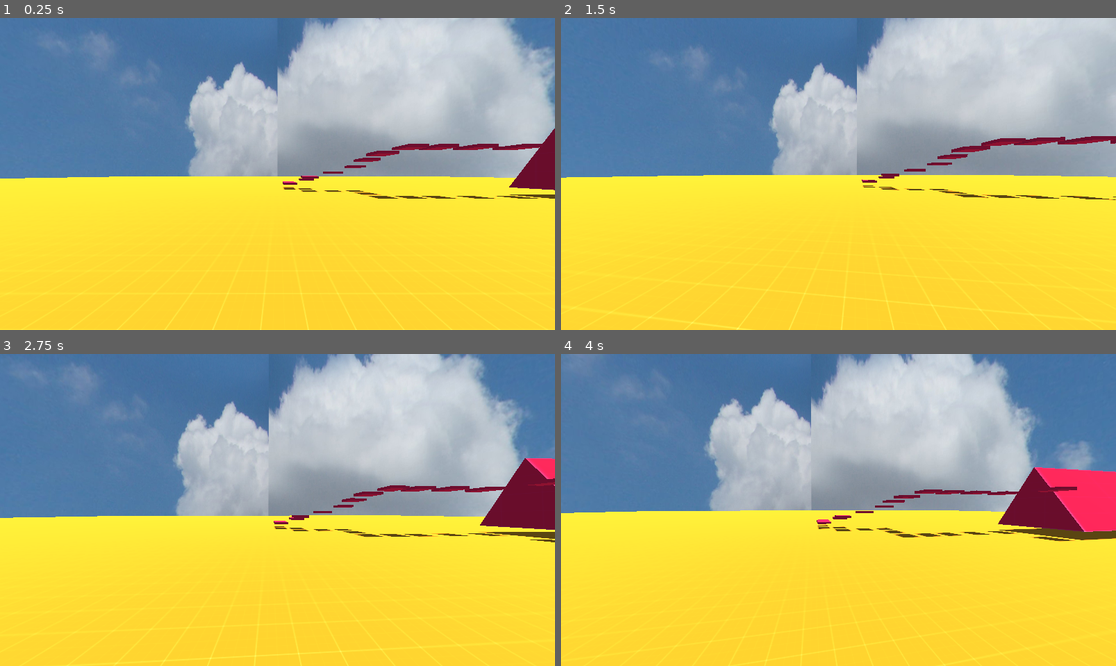
Above: before the commit, frames 1-4 (two rows, left to right).
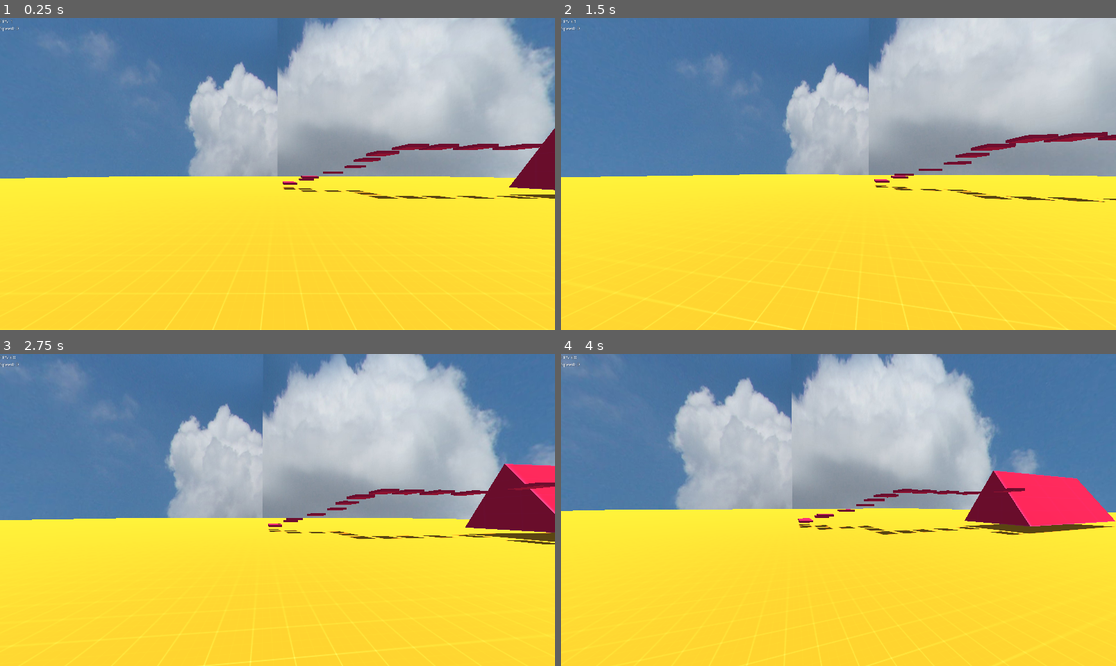
Above: after the commit, the same moments.

Repository: modcommunity/dot-fps-controller
Game: Godot game, scene res://scenes/testing/sandbox1.tscn
The game is run twice, just before and just after one commit, with the same random seed, the same clock (stepped at 60 frames per second) and the same inputs.
Inputs (mouse positions are in pixels of both pictures, inside the frame that each line leads up to):
- Up to frame 1 (0.25 s): no input
- Up to frame 2 (1.5 s): tap Enter at 0.5 s; move the mouse to (866, 174) at 0.52 s; tap S (player_b) at 0.6 s; tap Space (player_jump) at 0.77 s; move the mouse to (810, 174) at 1.27 s; tap Ctrl (player_crouch) at 1.35 s
- Up to frame 3 (2.75 s): tap Space (player_jump) at 1.52 s; move the mouse to (288, 503) at 2.02 s; tap W (player_f) at 2.1 s
- Up to frame 4 (4 s): tap Space (player_jump) at 2.75, 3.02, 3.77 s; move the mouse to (832, 516) at 2.77 s; tap A (player_l) at 2.85 s; move the mouse to (877, 513) at 3.52 s; tap D (player_r) at 3.6 s

The runs differ from the first frame. In frame 1, less than 0.1% of the frame differs, in the area x 0-4%, y 0-5%; in frame 2, 4.6%; in frame 3, 7.9%; in frame 4, 15%, in the area x 0-100%, y 0-100%.

Commit message:
Add FPS and speed labels in testing scene. Make current speed global in player.

Diff:
--- a/project.godot
+++ b/project.godot
@@ -14,6 +14,15 @@
 run/main_scene="res://scenes/testing/sandbox1.tscn"
 config/features=PackedStringArray("4.2", "GL Compatibility")
 config/icon="res://icon.svg"
+
+[display]
+
+window/size/viewport_width=1920
+window/size/viewport_height=1080
+
+[dotnet]
+
+project/assembly_name="dot-fps-controller"
 
 [input]
 
--- a/scenes/testing/sandbox1.tscn
+++ b/scenes/testing/sandbox1.tscn
@@ -1,6 +1,7 @@
-[gd_scene load_steps=12 format=3 uid="uid://donl5m4h4x1fu"]
+[gd_scene load_steps=13 format=3 uid="uid://donl5m4h4x1fu"]
 
 [ext_resource type="Texture2D" uid="uid://qqb4n2knhhg5" path="res://textures/world/ground.png" id="1_1a2q6"]
+[ext_resource type="Script" path="res://scripts/test.gd" id="1_p3bd0"]
 [ext_resource type="Texture2D" uid="uid://dgrnesw074cp2" path="res://textures/world/platform.png" id="2_cim0a"]
 [ext_resource type="Texture2D" uid="uid://bafkc52olkf6v" path="res://textures/sky/sky1.jpg" id="2_qxxg3"]
 [ext_resource type="PackedScene" uid="uid://qsutnn61opbk" path="res://scenes/player.tscn" id="4_1bymi"]
@@ -29,6 +30,7 @@
 sky = SubResource("Sky_qdd7g")
 
 [node name="Main" type="Node3D"]
+script = ExtResource("1_p3bd0")
 
 [node name="World" type="Node3D" parent="."]
 
@@ -122,3 +124,26 @@
 [node name="Player" parent="." instance=ExtResource("4_1bymi")]
 transform = Transform3D(1, 0, 0, 0, 1, 0, 0, 0, 1, -1.32315, 1.31186, 18.6251)
 AUTO_BHOP = true
+
+[node name="UI" type="Node2D" parent="."]
+
+[node name="Container" type="SubViewportContainer" parent="UI"]
+anchors_preset = 10
+anchor_right = 1.0
+offset_right = 1150.0
+offset_bottom = 647.0
+grow_horizontal = 2
+
+[node name="Port" type="SubViewport" parent="UI/Container"]
+transparent_bg = true
+
+[node name="FPS" type="Label" parent="UI/Container/Port"]
+offset_right = 40.0
+offset_bottom = 23.0
+text = "FPS: 0"
+
+[node name="Speed" type="Label" parent="UI/Container/Port"]
+offset_top = 24.0
+offset_right = 65.0
+offset_bottom = 47.0
+text = "Speed: 0"
--- a/scripts/player.gd
+++ b/scripts/player.gd
@@ -1,7 +1,6 @@
 extends CharacterBody3D
 
 @export_category("Movement")
-
 @export var MAX_G_SPEED := 6.0
 @export var MAX_S_SPEED := 7.0
 @export var MAX_W_SPEED := 4.0
@@ -39,6 +38,8 @@
 var vel_planar = Vector2.ZERO
 
 var head_pos_offset
+
+var cur_speed = 0
 
 @onready var head = $Head
 
@@ -114,14 +115,14 @@
 			vel_planar = Vector2.ZERO
 
 	# Retrieve the current speed.
-	var current_speed = vel_planar.dot(wish_dir)
+	cur_speed = vel_planar.dot(wish_dir)
 
 	# Calculate max speed and acceleration.
 	var max_speed = max_ground_speed if on_floor else MAX_AIR_SPEED
 	var max_accel = (MAX_G_ACCEL * max_ground_speed) if on_floor else MAX_AIR_ACCEL
 
 	# Calculate speed to add.
-	var add_speed = clamp(max_speed - current_speed, 0.0, max_accel * delta)
+	var add_speed = clamp(max_speed - cur_speed, 0.0, max_accel * delta)
 
 	# Determine the velocity to add.
 	# We use lerp() to smooth
--- /dev/null
+++ b/scripts/test.gd
@@ -0,0 +1,19 @@
+extends Node
+
+@onready var fps_label = $UI/Container/Port/FPS
+@onready var speed_label = $UI/Container/Port/Speed
+
+@onready var ply = $Player
+
+func _ready():
+	pass
+
+func _process(delta):
+	# Update FPS label.
+	if fps_label:
+		var fps = Engine.get_frames_per_second()
+
+		fps_label.text = "FPS: %s" % fps
+
+	if speed_label and ply:
+		speed_label.text = "Speed: %s" % ply.cur_speed
